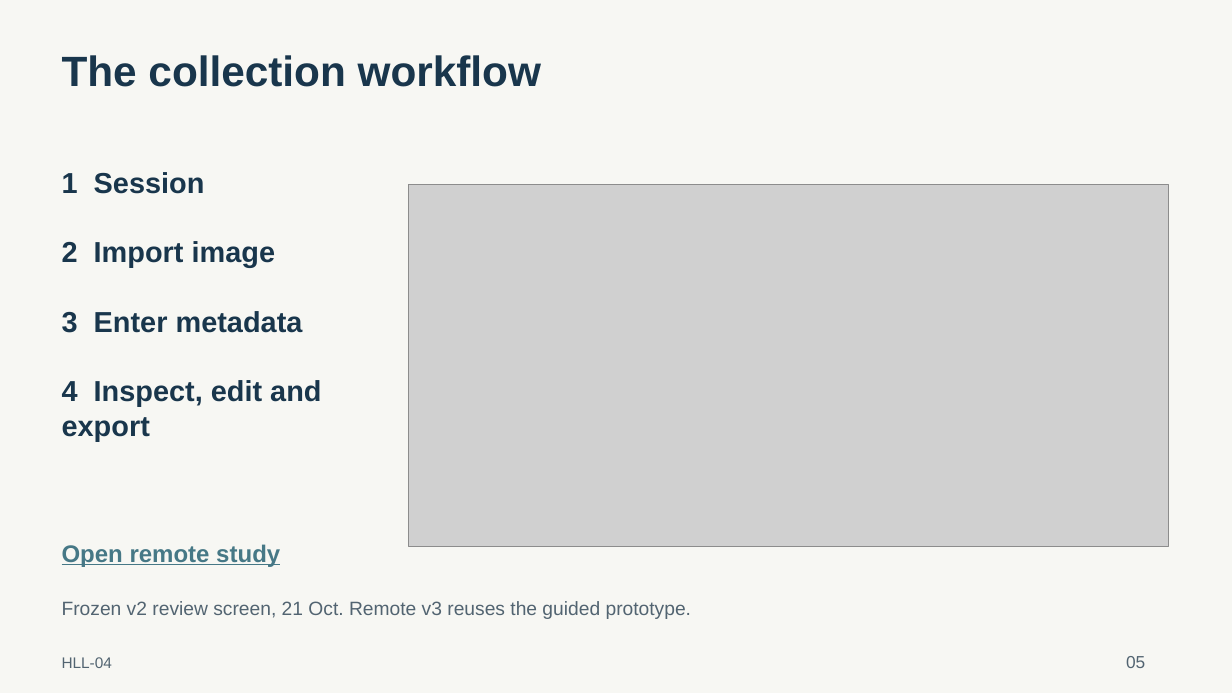
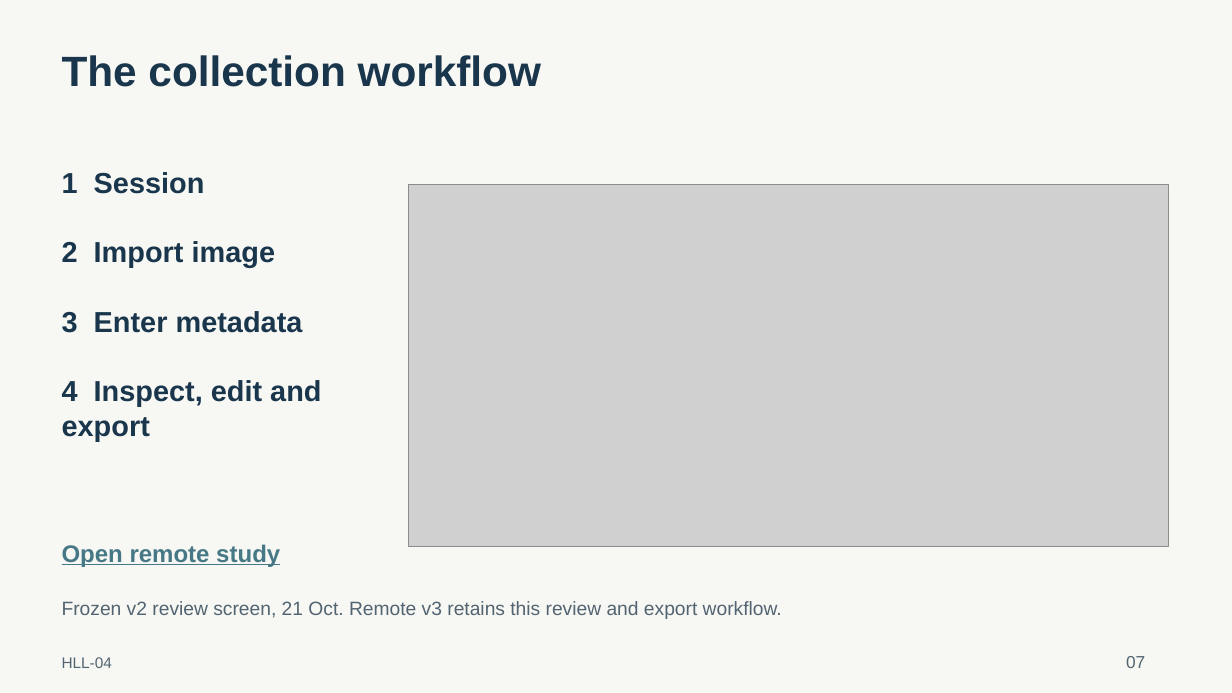
Before and after one commit to hariquasar/hll-04-capture-ui, a slide deck: slide 7 of docs/presentation/HLL-04_Presentation.pptx (slide 5 before the commit). Drawn at 1232x693 pixels with LibreOffice and Linux fonts; fonts in the diff are those of the drawing; grey boxes stand for pictures. Boxes give left, top, right and bottom in pixels: in the first picture for what was removed or moved away, otherwise in the second. Text is boxed around its words. In the diff, an @@ line names an element or a change of style, - is before the commit and + after.

Commit message:
Apply research-informed remote UI revision and update FYP materials

```diff
--- a/docs/presentation/HLL-04_Presentation.pptx
+++ b/docs/presentation/HLL-04_Presentation.pptx
@@ text at box(62, 601, 782, 619): text changed @@
-Frozen v2 review screen, 21 Oct. Remote v3 reuses the guided prototype.
+Frozen v2 review screen, 21 Oct. Remote v3 retains this review and export workflow.
@@ text at box(1126, 656, 1145, 668): text changed @@
-05
+07
```
Also in this commit, not shown: 14 other slides changed, 2 slides added, 34 other files.
